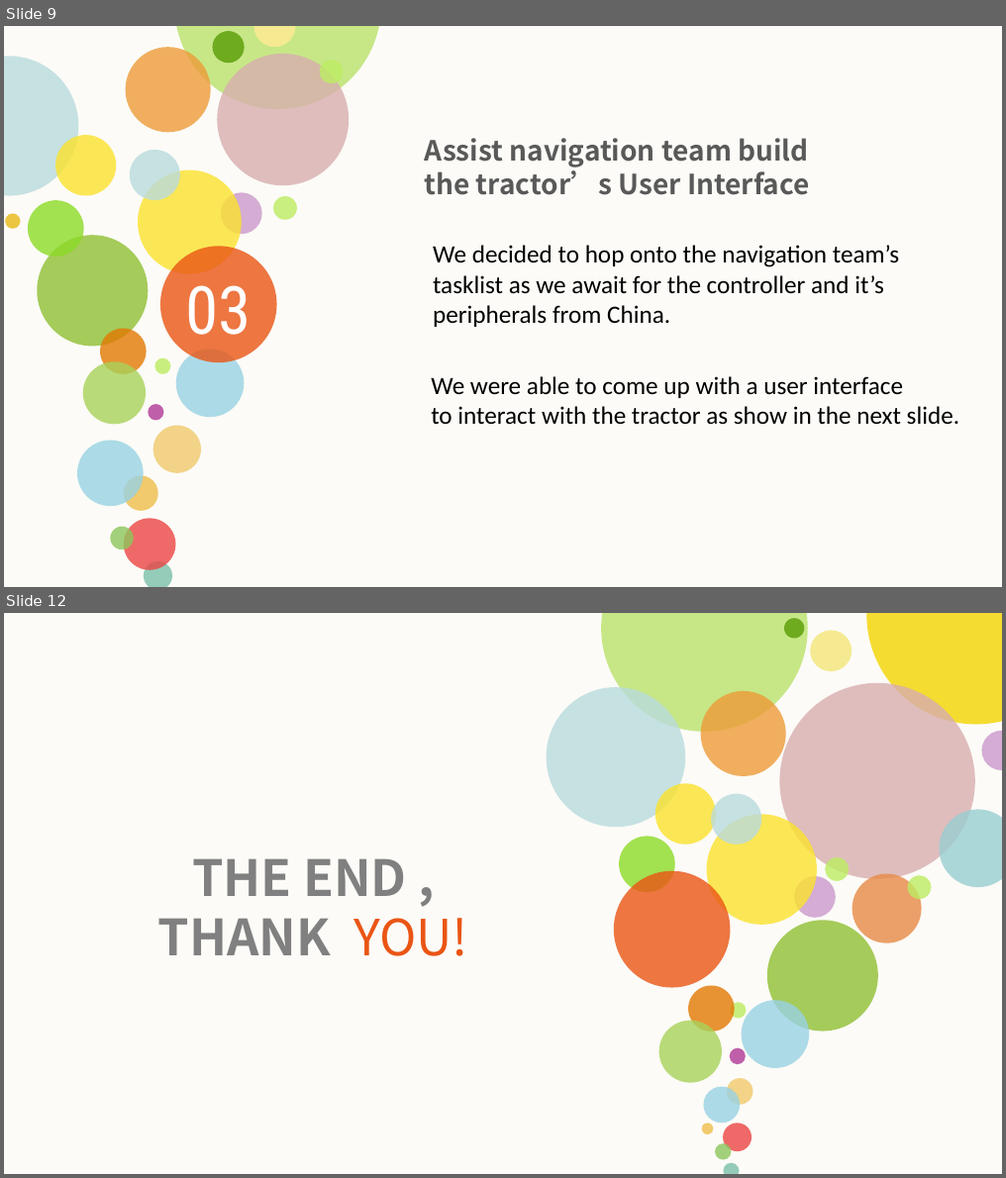
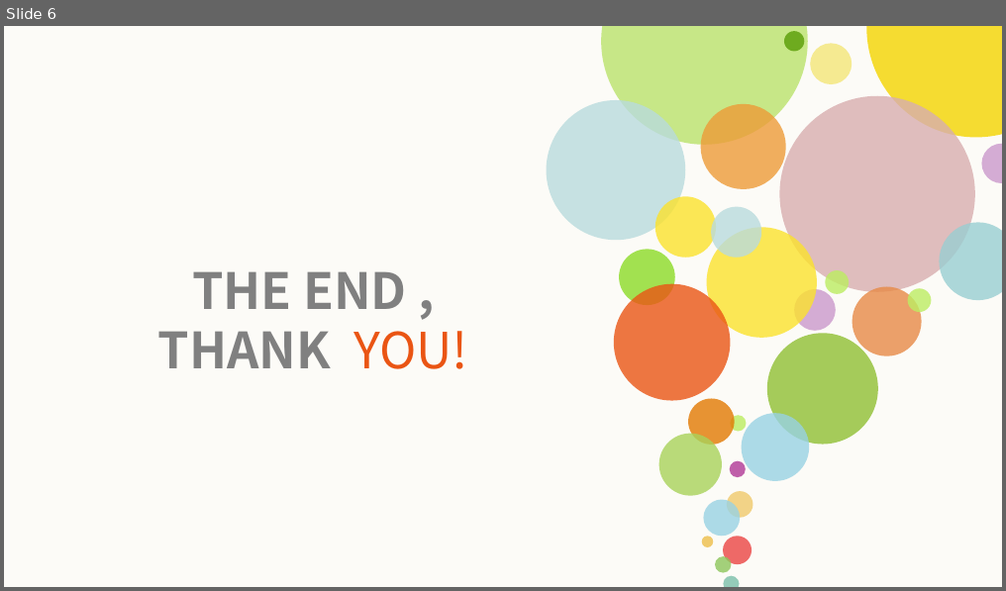
Before and after one commit to jibebe-jkuat/internship2023, a slide deck: electrical/Week 10 progress report.pptx. Shown one above the other, each under a label of ours: slides 9 and 12 before the commit, slide 6 after it; the slides between them are not shown. The pictures are 1006x1178 and 1006x591 pixels, drawn with LibreOffice and Linux fonts; fonts in the diff are those of the drawing. Boxes give left, top, right and bottom in pixels: in the first picture for what was removed or moved away, otherwise in the second. Text is boxed around its words. In the diff, an @@ line names an element or a change of style, - is before the commit and + after.

```diff
--- a/electrical/Week 10 progress report.pptx
+++ b/electrical/Week 10 progress report.pptx
@@ slide 9 removed at <box>4,26,1002,587</box>, background #FCFBF7 @@
@@ ellipse removed at <box>126,47,211,132</box> @@
@@ ellipse removed at <box>174,26,381,109</box> @@
@@ ellipse removed at <box>213,31,245,63</box> @@
@@ ellipse removed at <box>218,54,350,185</box> @@
@@ ellipse removed at <box>254,26,296,47</box> @@
@@ ellipse removed at <box>4,56,79,195</box> @@
@@ ellipse removed at <box>320,60,344,83</box> @@
@@ ellipse removed at <box>55,135,117,195</box> @@
@@ text removed at <box>425,138,810,195</box> @@
-Assist navigation team build the tractor’s User Interface
@@ ellipse removed at <box>130,150,180,200</box> @@
@@ ellipse removed at <box>138,170,242,274</box> @@
@@ ellipse removed at <box>28,200,84,257</box> @@
@@ ellipse removed at <box>221,192,261,234</box> @@
@@ ellipse removed at <box>273,196,297,221</box> @@
@@ ellipse removed at <box>5,214,20,229</box> @@
@@ ellipse removed at <box>37,235,148,346</box> @@
@@ ellipse removed at <box>160,247,277,364</box> @@
@@ text removed at <box>433,245,899,327</box> @@
-We decided to hop onto the navigation team’s
-tasklist as we await for the controller and it’s
-peripherals from China.
@@ text removed at <box>186,285,252,335</box> @@
-03
@@ ellipse removed at <box>100,328,146,374</box> @@
@@ ellipse removed at <box>175,350,244,417</box> @@
@@ ellipse removed at <box>83,362,146,423</box> @@
@@ ellipse removed at <box>154,359,170,374</box> @@
@@ text removed at <box>431,376,959,425</box> @@
-We were able to come up with a user interface
-to interact with the tractor as show in the next slide.
@@ ellipse removed at <box>148,404,163,420</box> @@
@@ ellipse removed at <box>77,440,143,506</box> @@
@@ ellipse removed at <box>153,425,202,473</box> @@
@@ ellipse removed at <box>124,476,158,511</box> @@
@@ ellipse removed at <box>111,527,134,550</box> @@
@@ ellipse removed at <box>124,518,175,570</box> @@
@@ ellipse removed at <box>144,561,172,587</box> @@
@@ what was slide 12 is now slide 6 @@
```
Also in this commit, not shown: 5 slides changed, 6 other slides removed.
